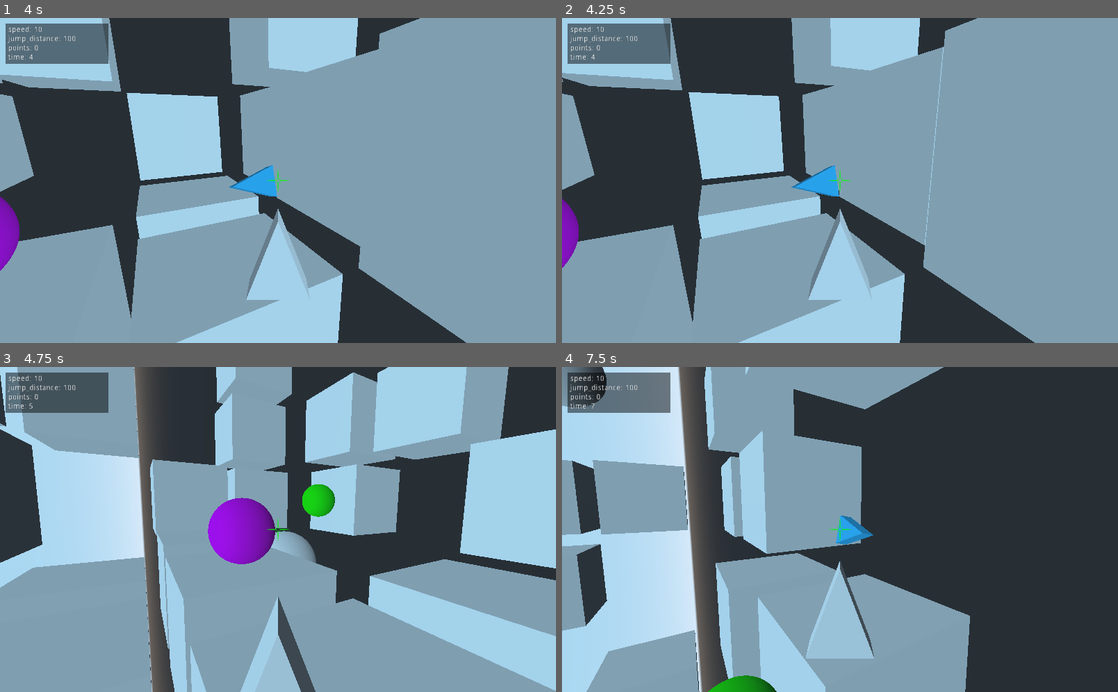
Above: before the commit, frames 1-4 (two rows, left to right).
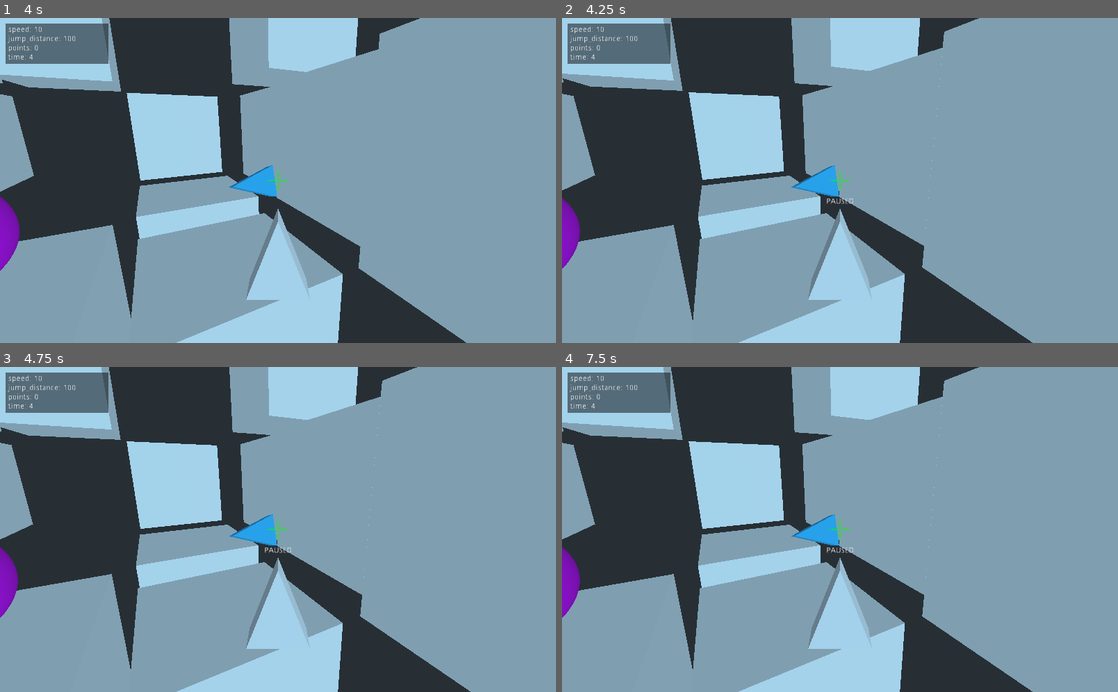
Above: after the commit, the same moments.

Repository: winston-yallow/leaps_and_bounds
Game: Godot game, scene res://levels/00_TestLevel.tscn
Same seed, same stepped clock (60 frames per second), same inputs: the game is played once before the commit and once after it.
Inputs (mouse positions are in pixels of both pictures, inside the frame that each line leads up to):
- Up to frame 1 (4 s): move the mouse to (305, 180) at 0.52 s; click (305, 180) at 0.77 s; move the mouse to (250, 180) at 1.27 s; click (250, 180) at 1.52 s; move the mouse to (289, 174) at 2.02 s; move the mouse to (272, 187) at 2.77 s; click (272, 187) at 3.02 s; move the mouse to (316, 183) at 3.52 s; click (316, 183) at 3.77 s
- Up to frame 2 (4.25 s): tap Escape (pause, bound only after the commit) at 4.15 s
- Up to frame 3 (4.75 s): move the mouse to (233, 526) at 4.27 s; click (233, 526) at 4.52 s
- Up to frame 4 (7.5 s): move the mouse to (845, 529) at 5.02 s; move the mouse to (817, 523) at 5.77 s; click (817, 523) at 6.02 s; move the mouse to (867, 529) at 6.52 s; click (867, 529) at 6.77 s; move the mouse to (812, 529) at 7.27 s

Frame 1 is identical in both runs. In frame 2, 0.5% of the frame differs, in the area x 0-85%, y 0-100%; in frame 3, 63%; in frame 4, 79%, in the area x 0-100%, y 0-100%.

Commit message:
Add basic pause menu

Diff:
--- /dev/null
+++ b/game/menus/PauseMenu.gd
@@ -0,0 +1,9 @@
+extends Control
+
+func _ready() -> void:
+    visible = false
+
+func _input(event: InputEvent) -> void:
+    if event.is_action_pressed("pause"):
+        visible = !visible
+        get_tree().paused = visible
--- /dev/null
+++ b/game/menus/PauseMenu.tscn
@@ -0,0 +1,23 @@
+[gd_scene load_steps=2 format=2]
+
+[ext_resource path="res://menus/PauseMenu.gd" type="Script" id=1]
+
+[node name="PauseMenu" type="Control"]
+pause_mode = 2
+anchor_right = 1.0
+anchor_bottom = 1.0
+script = ExtResource( 1 )
+__meta__ = {
+"_edit_use_anchors_": false
+}
+
+[node name="Label" type="Label" parent="."]
+anchor_left = 0.5
+anchor_top = 0.5
+anchor_right = 0.5
+anchor_bottom = 0.5
+margin_left = -25.5
+margin_top = 32.0
+margin_right = 25.5
+margin_bottom = 46.0
+text = "PAUSED"
--- a/game/project.godot
+++ b/game/project.godot
@@ -36,6 +36,10 @@
 run/main_scene="res://levels/00_TestLevel.tscn"
 config/icon="res://icon.png"
 
+[autoload]
+
+PauseMenu="*res://menus/PauseMenu.tscn"
+
 [input]
 
 start_jump={
@@ -43,6 +47,11 @@
 "events": [ Object(InputEventMouseButton,"resource_local_to_scene":false,"resource_name":"","device":0,"alt":false,"shi …(212 unchanged characters)…
  ]
 }
+pause={
+"deadzone": 0.5,
+"events": [ Object(InputEventKey,"resource_local_to_scene":false,"resource_name":"","device":0,"alt":false,"shift":false,"control":false,"meta":false,"command":false,"pressed":false,"scancode":16777217,"unicode":0,"echo":false,"script":null)
+ ]
+}
 
 [rendering]
 
